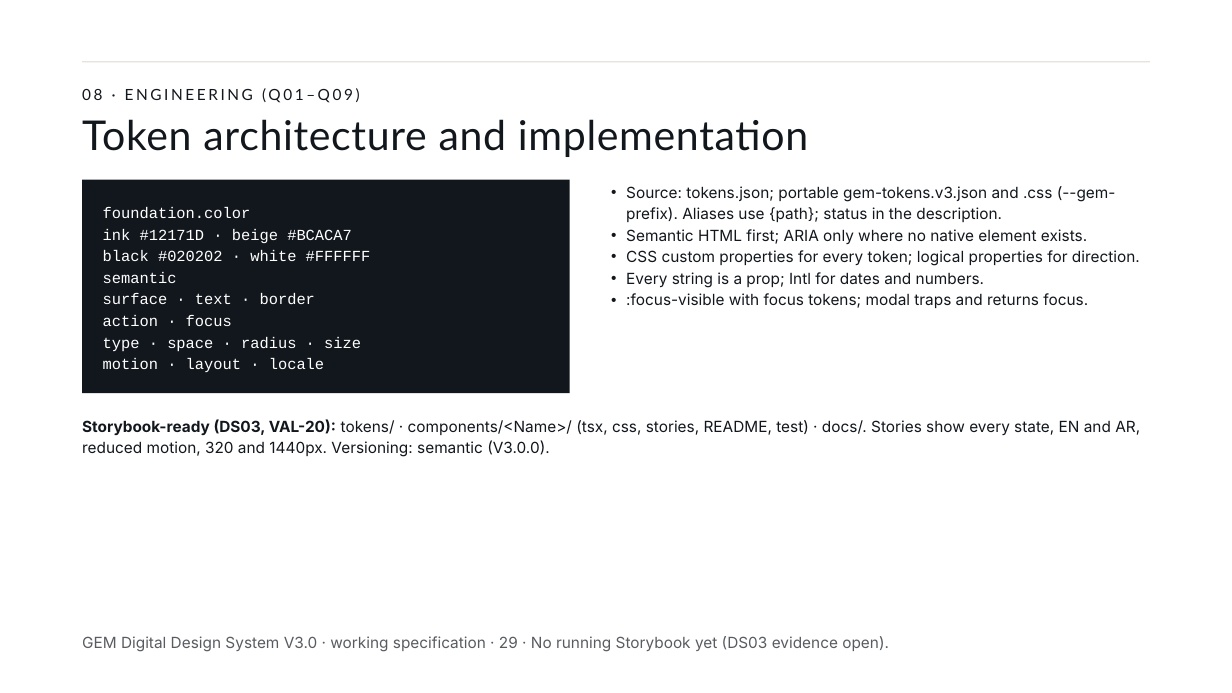
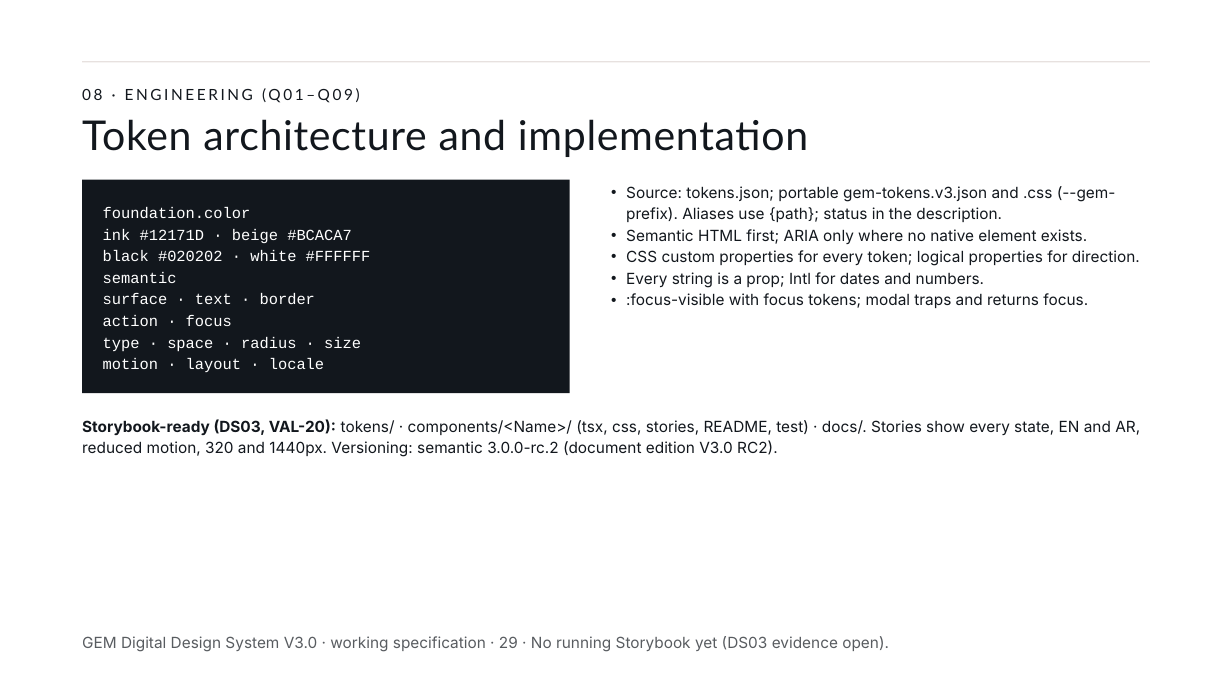
Before and after one commit to mashaelalh/GEM, a slide deck: slide 30 of PartB_RC2/01_source/B-RC2.pptx (slide 29 before the commit). Drawn at 1232x693 pixels with LibreOffice and Linux fonts; fonts in the diff are those of the drawing. Boxes give left, top, right and bottom in pixels: in the first picture for what was removed or moved away, otherwise in the second. Text is boxed around its words. In the diff, an @@ line names an element or a change of style, - is before the commit and + after.

```diff
--- a/PartB_RC2/01_source/B-RC2.pptx
+++ b/PartB_RC2/01_source/B-RC2.pptx
@@ text at [82,419,1140,457]: text changed @@
-Storybook-ready (DS03, VAL-20): tokens/ · components/<Name>/ (tsx, css, stories, README, test) · docs/. Stories show every state, EN and AR, reduced motion, 320 and 1440px. Versioning: semantic (V3.0.0).
+Storybook-ready (DS03, VAL-20): tokens/ · components/<Name>/ (tsx, css, stories, README, test) · docs/. Stories show every state, EN and AR, reduced motion, 320 and 1440px. Versioning: semantic 3.0.0-rc.2 (document edition V3.0 RC2).
```
Also in this commit, not shown: 5 other slides changed, 2 slides added, 1 other file.
